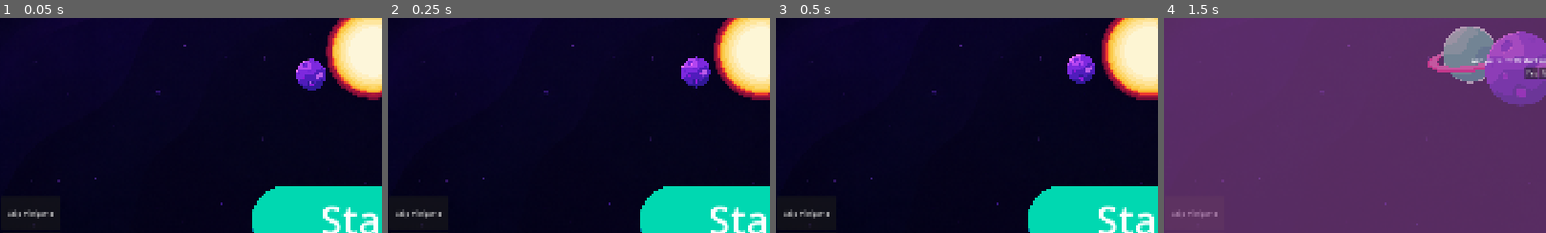
Above: before the commit, frames 1-4 (left to right).
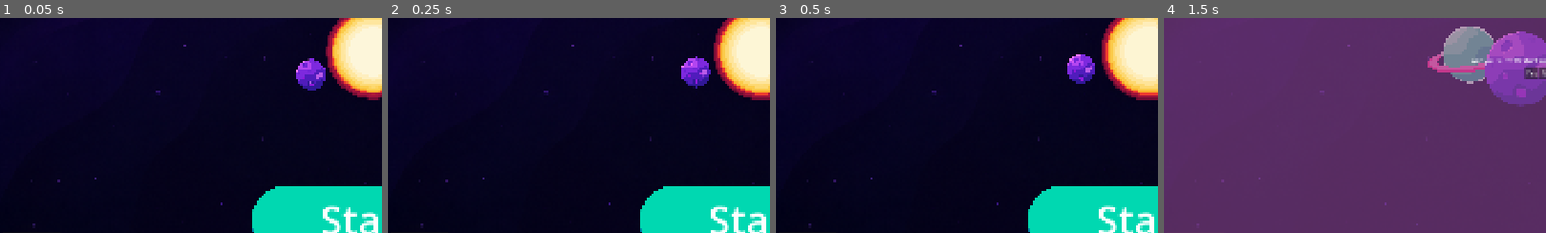
Above: after the commit, the same moments.

Repository: DanilLvov/GamificationTool
Game: Godot game, scene res://Scenes/Menu.tscn
Two runs of this game, one before a commit and one after it. Both use one fixed random seed, a clock stepped at 60 frames per second and the inputs below.
Inputs (mouse positions are % of the whole screen's width and height, from its top left):
- Up to frame 1 (0.05 s): no input
- Up to frame 2 (0.25 s): no input
- Up to frame 3 (0.5 s): no input
- Up to frame 4 (1.5 s): click (50, 86) at 0.5 s; click "Restart" at 1.25 s
The pictures show only the part of the screen within x 1-51%, y 38-88%; the shares and areas given below are measured in that part.

The runs differ from the first frame. In frame 1, 0.3% of the frame differs, in the area x 2-14%, y 88-97%; in frame 2, 0.3%; in frame 3, 0.3%; in frame 4, 0.2%.

Commit message:
added skip minigame button and removed some unused code parts

Diff:
--- a/Scenes/debug_menu.tscn
+++ b/Scenes/debug_menu.tscn
@@ -53,3 +53,4 @@
 
 [connection signal="pressed" from="Return" to="." method="_on_show_return_button"]
 [connection signal="pressed" from="ShowDebugButton" to="." method="_on_show_debug_menu_pressed"]
+[connection signal="pressed" from="Skip minigame" to="." method="_on_skip_minigame_pressed"]
--- a/Scripts/Data/minigame_object.gd
+++ b/Scripts/Data/minigame_object.gd
@@ -198,7 +198,6 @@
 
             var question_class = QUESTION_CLASSES.get(question_type)
             # Match for different question types
-            print("made question for " + minigame_id)
             questions.append(
                 question_class.new(
                     question_text,
@@ -223,5 +222,4 @@
             )
         )
 
-    print(array)
     return array
--- a/Scripts/Data/timeline_object.gd
+++ b/Scripts/Data/timeline_object.gd
@@ -91,5 +91,4 @@
 
         array.append(TimelineObject.new(name, state, int(next_scene), int(resource_id), int(next_scene_fail)))
 
-    print(array)
     return array
--- a/Scripts/Minigames/base_question.gd
+++ b/Scripts/Minigames/base_question.gd
@@ -64,9 +64,6 @@
     # firstly handling any extra objects that we have, normaly does nothing
     handle_extra_objects()
 
-    # _next_button = UIFactory.create_texture_button(_normal_button, Vector2(150, 30), "Next")
-    # _next_button["button"].button_down.connect(_on_next_button_pressed)
-    # Question container and header
     _question_container = UIFactory.create_panel_container(Vector2(450, 600))
     var question_text = UIFactory.create_label(_question)
     _header = _question_container.get("header")
--- a/Scripts/Minigames/order_question.gd
+++ b/Scripts/Minigames/order_question.gd
@@ -60,7 +60,6 @@
     if event is InputEventMouseButton and event.button_index == MOUSE_BUTTON_LEFT:
         # if started dragging
         if event.pressed:
-            #print(nodes)
             for i in _answers_amount:
                 var id = order[i]
                 positions_x[i] = nodes[id]._node.global_position.x
@@ -105,8 +104,6 @@
                 var targ = positions_x[i]
                 tween.parallel().tween_property(nodes[id]._node, "global_position", Vector2(targ, y), 0.1)
 
-
-            print(order)
             for i in _answers_amount:
                 var node = nodes[order[i]]
                 node._node.remove_theme_stylebox_override("panel")
--- a/Scripts/debug_menu.gd
+++ b/Scripts/debug_menu.gd
@@ -38,7 +38,7 @@
 	mouse_filter = Control.MOUSE_FILTER_STOP
 
 func _on_skip_minigame_pressed() -> void:
-	# TODO skip only if currently playing minigame
+	get_parent().minigame_manager._skip_answer()
 	pass
 
 func _on_show_return_button() -> void:
--- a/Scripts/menu.gd
+++ b/Scripts/menu.gd
@@ -12,6 +12,7 @@
 @onready var restart_warning := $RestartWarning
 @onready var end_screen := $GameEnd
 @onready var debug_menu := $DebugMenu
+@onready var skip_minigame: = $"DebugMenu/Skip minigame"
 
 
 # Restart timer vars:
@@ -65,7 +66,6 @@
 
 
 func _on_start_button_pressed() -> void:
-	print("pressed start button")
 	start_button.visible = false
 	start_label.visible = false
 	var _waiter = await start_screen._start_pressed()
@@ -79,8 +79,6 @@
 	# 		current_scene_id = timeline_object["next_scene_fail"]
 	# 		break
 	current_scene_id = timeline[current_scene_id]._next_scene_fail
-
-	print(current_scene_id)
 	_run_current_scene()
 
 
@@ -94,7 +92,6 @@
 		if minigame_id != 0:
 			current_minigame = minigame_id
 	else:
-		print( timeline[current_scene_id]._next_scene)
 		current_scene_id = timeline[current_scene_id]._next_scene
 
 		if timeline[current_scene_id]._state == TimelineObject.GameState.MINIGAME:
@@ -104,7 +101,6 @@
 
 
 func _run_current_scene() -> void:
-	print("running")
 	# var current_scene_state
 	# var cutscene_id
 	#hidding all objects, to show only used for the current game step
@@ -115,7 +111,6 @@
 	# 		if current_scene_state == "GameState.CUTSCENE":
 	# 			cutscene_id = timeline_object["cutscene_id"]
 	# 		break
-	# print(current_scene_state)
 
 
 	match timeline[current_scene_id]._state:
@@ -125,6 +120,7 @@
 			cutscene_manager.visible = true
 			cutscene_manager.get_current_cutscene(timeline[current_scene_id]._resource_id)
 		TimelineObject.GameState.MINIGAME:
+			if debug: skip_minigame.visible = true
 			minigame_manager.visible = true
 			minigame_manager._draw_minigame(current_minigame)
 		TimelineObject.GameState.SPECIALIZATION_CHOICE:
@@ -135,6 +131,7 @@
 
 # TODO: Add every new scene object to this function but we never hide restart button
 func _hide_all_objects() -> void:
+	if debug: skip_minigame.visible = false
 	end_screen.visible = false
 	start_screen.visible = false
 	minigame_manager.visible = false
--- a/Scripts/minigame_controller.gd
+++ b/Scripts/minigame_controller.gd
@@ -115,6 +115,10 @@
 	filtered_questions[current_question].delete()
 	_on_next_button_pressed()
 
+func _skip_answer() -> void:
+	filtered_questions[current_question].delete()
+	_on_next_button_pressed()
+
 # Handling of wrong answer
 func _answer_wrong() -> void:
 	_event_feedback_frame.visible = true
